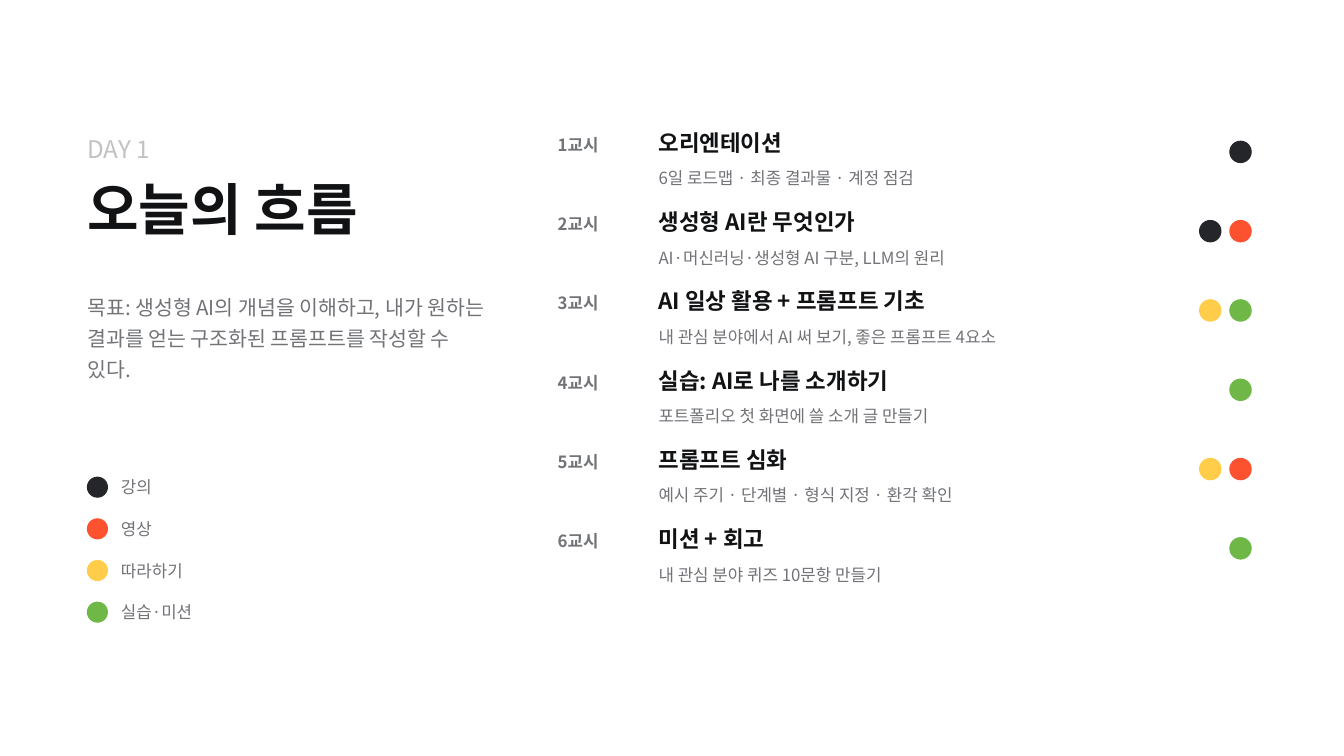
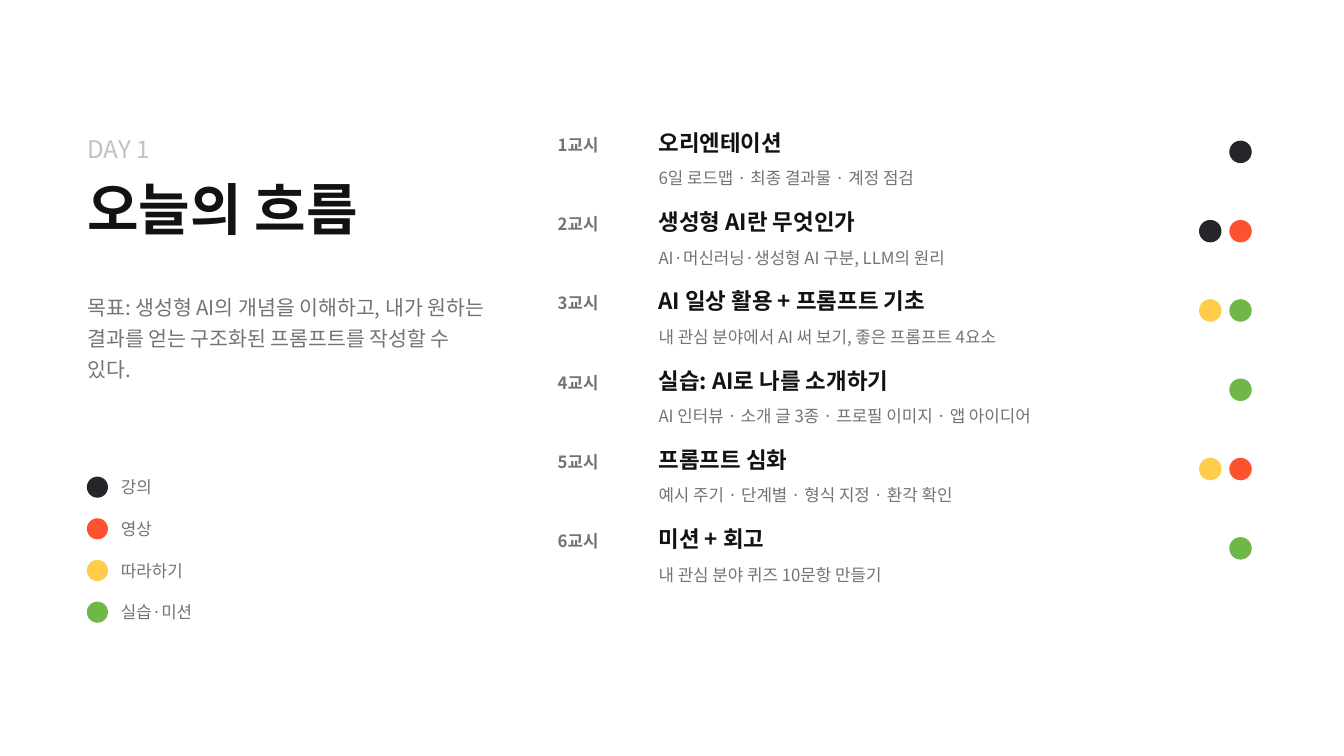
Before and after one commit to pa3757/KPX_knewdeal, a slide deck: slide 3 of instructor/1일차_생성형AI_프롬프트기초.pptx. Drawn at 1344x756 pixels with LibreOffice and Linux fonts; fonts in the diff are those of the drawing; background and template pictures are left out. Boxes give left, top, right and bottom in pixels: in the first picture for what was removed or moved away, otherwise in the second. Text is boxed around its words. In the diff, an @@ line names an element or a change of style, - is before the commit and + after.

```diff
--- a/instructor/1일차_생성형AI_프롬프트기초.pptx
+++ b/instructor/1일차_생성형AI_프롬프트기초.pptx
@@ text at <box>659,408,1031,424</box>: text changed @@
-포트폴리오 첫 화면에 쓸 소개 글 만들기
+AI 인터뷰 · 소개 글 3종 · 프로필 이미지 · 앱 아이디어
```
Also in this commit, not shown: 3 other slides changed, 4 slides added, 36 other files.
